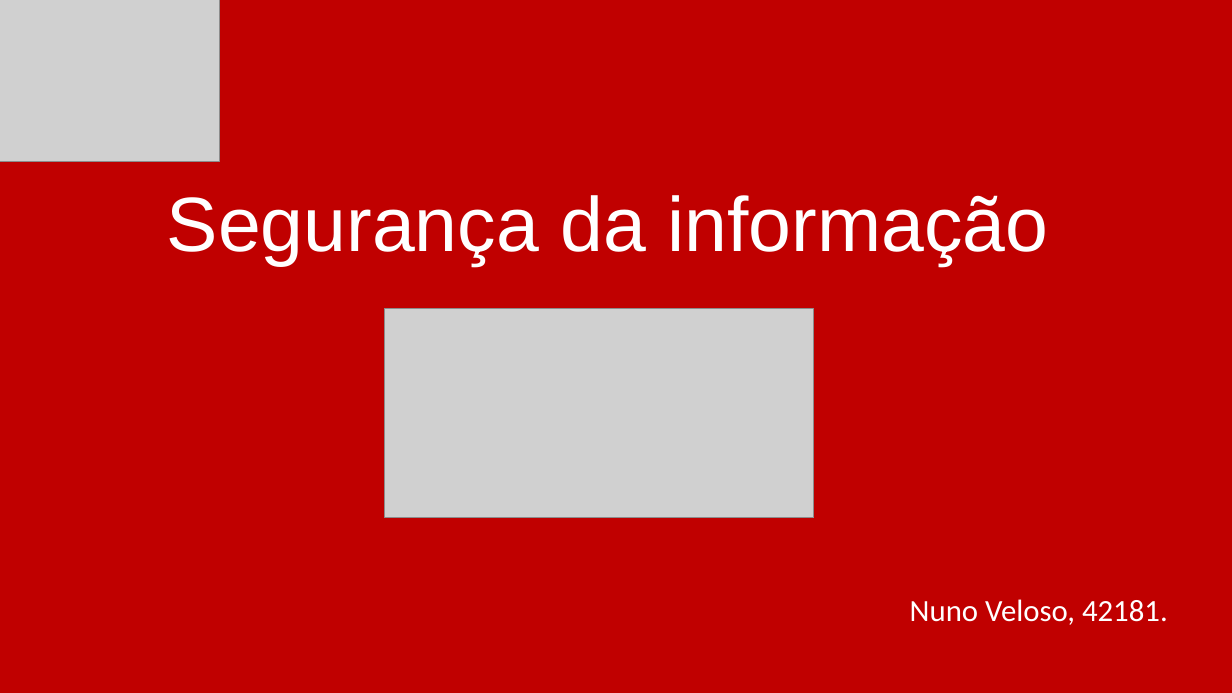
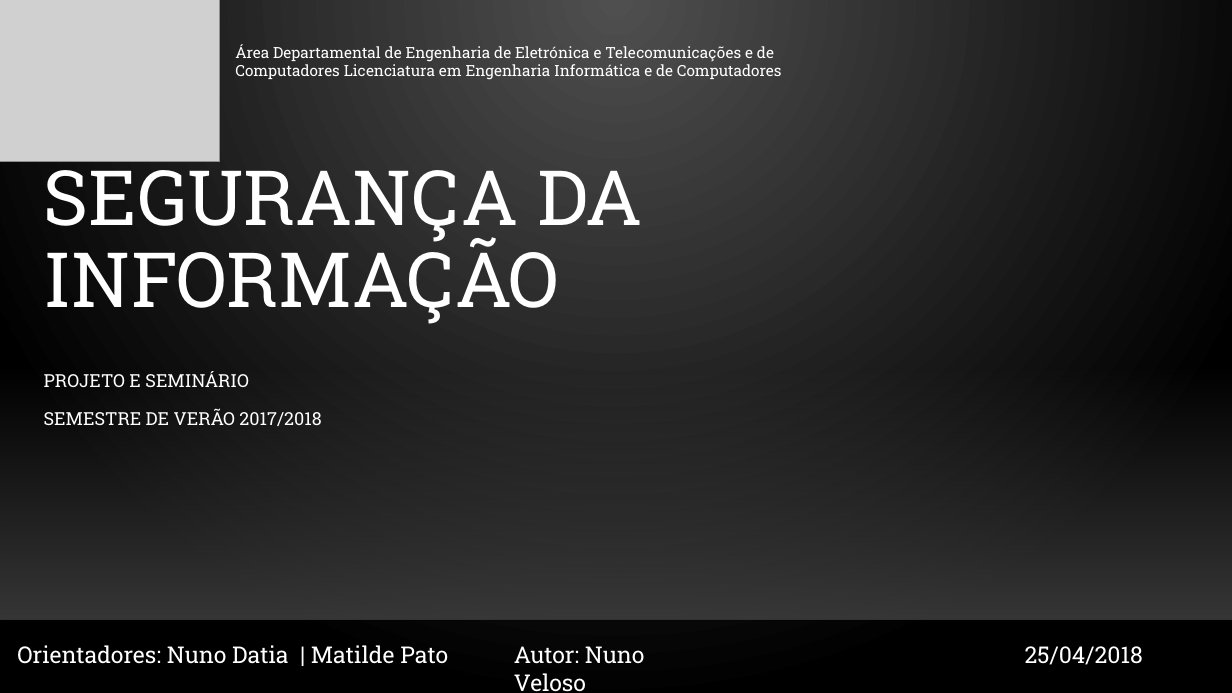
Before and after one commit to inesamil/projeto, a slide deck: slide 1 of Documentos/4. Apresentação Individual/Nuno/Apresentação.pptx. Drawn at 1232x693 pixels with LibreOffice and Linux fonts; fonts in the diff are those of the drawing; grey boxes stand for pictures; background and template pictures are left out. Boxes give left, top, right and bottom in pixels: in the first picture for what was removed or moved away, otherwise in the second. Text is boxed around its words. In the diff, an @@ line names an element or a change of style, - is before the commit and + after.

Commit message:
Update apresentacao individual - Nuno

```diff
--- a/Documentos/4. Apresentação Individual/Nuno/Apresentação.pptx
+++ b/Documentos/4. Apresentação Individual/Nuno/Apresentação.pptx
@@ background #C00000 to gradient #505050 to #000000 @@
@@ text added at box(235, 44, 782, 80), 12 pt, text #FFFFFF @@
+Área Departamental de Engenharia de Eletrónica e Telecomunicações e de Computadores Licenciatura em Engenharia Informática e de Computadores
@@ title at box(44, 156, 642, 324): text changed; size 60 to 59.4 pt; font Arial to Roboto Slab @@
-Segurança da informação
+SEGURANÇA DA INFORMAÇÃO
@@ picture removed at box(384, 309, 814, 518) @@
@@ rectangle added at box(0, 366, 1232, 619), fill gradient #454545 @@
@@ subtitle added at box(44, 371, 321, 426), 14 pt, text #FFFFFF @@
+PROJETO E SEMINÁRIO
+SEMESTRE DE VERÃO 2017/2018
@@ subtitle removed at box(910, 599, 1168, 625) @@
-Nuno Veloso, 42181.
@@ line added from (0, 620) to (1232, 620), #000001 1 pt @@
@@ text added at box(17, 645, 448, 664), 18 pt, text #FFFFFF @@
+Orientadores: Nuno Datia | Matilde Pato
@@ text added at box(514, 646, 645, 692), 18 pt, text #FFFFFF @@
+Autor: Nuno Veloso
@@ text added at box(1025, 646, 1143, 665), 18 pt, text #FFFFFF @@
+25/04/2018
```
Also in this commit, not shown: 2 other slides changed, 4 slides added, 1 slide removed, 3 other files.
